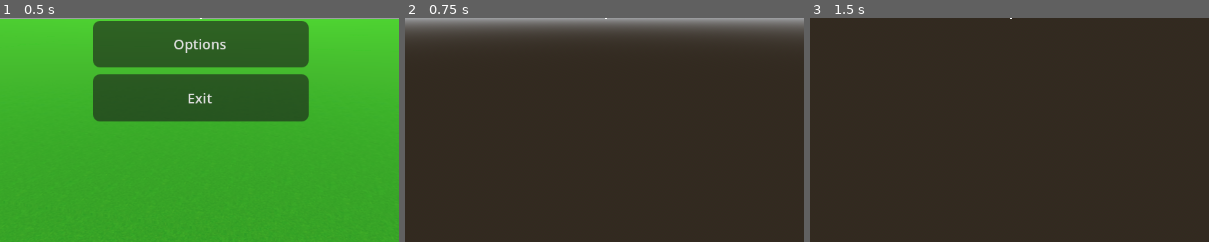
Above: before the commit, frames 1-3 (left to right).
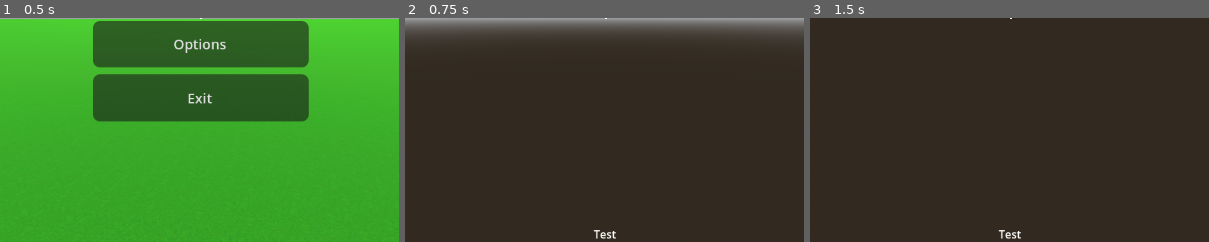
Above: after the commit, the same moments.

Repository: PET-CODE-UEL/Curso-Godot-Desenvolvimento
Game: Godot game, scene res://scenes/ui/main_menu.tscn
Two runs of this game, one before a commit and one after it. Both use one fixed random seed, a clock stepped at 60 frames per second and the inputs below.
Inputs (mouse positions are % of the whole screen's width and height, from its top left):
- Up to frame 1 (0.5 s): no input
- Up to frame 2 (0.75 s): click "New Game" at 0.5 s
- Up to frame 3 (1.5 s): tap Enter (ui_accept) at 1.25 s; move the mouse to (55, 50) at 1.27 s; hold Up (ui_up) from 1.28 s (still down); click (55, 50) at 1.35 s
The pictures show only the part of the screen within x 25-75%, y 50-100%; the shares and areas given below are measured in that part.

Frame 1 is identical in both runs. In frame 2, 0.1% of the frame differs, in the area x 47-53%, y 94-99%; in frame 3, 0.1%.

Commit message:
Preparar solo e correcao de bugs
Foram arrumados bugs relacionados ao raycast que estava sendo usado para interagir com a plantacao e a area de plantio.

Diff:
--- a/project.godot
+++ b/project.godot
@@ -16,7 +16,7 @@
 
 [editor_plugins]
 
-enabled=PackedStringArray("res://addons/wakatime/plugin.cfg")
+enabled=PackedStringArray()
 
 [input]
 
@@ -72,10 +72,15 @@
 "events": [Object(InputEventKey,"resource_local_to_scene":false,"resource_name":"","device":0,"window_id":0,"alt_presse …(194 unchanged characters)…
 ]
 }
+prepare_ground={
+"deadzone": 0.5,
+"events": [Object(InputEventKey,"resource_local_to_scene":false,"resource_name":"","device":-1,"window_id":0,"alt_pressed":false,"shift_pressed":false,"ctrl_pressed":false,"meta_pressed":false,"pressed":false,"keycode":0,"physical_keycode":69,"key_label":0,"unicode":101,"location":0,"echo":false,"script":null)
+]
+}
 
 [layer_names]
 
 3d_physics/layer_1="ground"
-3d_physics/layer_2="corn"
+3d_physics/layer_2="crop"
 3d_physics/layer_3="plant_area"
 3d_physics/layer_4="player"
--- a/scenes/main_scene.tscn
+++ b/scenes/main_scene.tscn
@@ -1,9 +1,11 @@
-[gd_scene load_steps=8 format=3 uid="uid://difjsubfpsgre"]
+[gd_scene load_steps=10 format=3 uid="uid://difjsubfpsgre"]
 
 [ext_resource type="Script" path="res://scripts/main.gd" id="1_arjf6"]
 [ext_resource type="PackedScene" uid="uid://d0i830h3gg5l6" path="res://scenes/terrain/terrain.tscn" id="2_pslca"]
 [ext_resource type="PackedScene" uid="uid://brnjfmevhvwcy" path="res://scenes/player/player.tscn" id="3_lgxfs"]
+[ext_resource type="PackedScene" uid="uid://xt5alnos77b1" path="res://scenes/plants/plantation.tscn" id="4_fb30k"]
 [ext_resource type="PackedScene" uid="uid://ccgiwlyxfyqd8" path="res://scenes/ui/pause_menu.tscn" id="4_v3q5l"]
+[ext_resource type="PackedScene" uid="uid://bffrheonunwf6" path="res://scenes/plants/corn.tscn" id="5_gfgde"]
 
 [sub_resource type="ProceduralSkyMaterial" id="ProceduralSkyMaterial_y2sho"]
 sky_top_color = Color(0.276698, 0.433459, 0.764196, 1)
@@ -22,12 +24,18 @@
 [node name="Game" type="Node3D" parent="."]
 process_mode = 1
 
+[node name="Corn" parent="Game" instance=ExtResource("5_gfgde")]
+transform = Transform3D(5, 0, 0, 0, 5, 0, 0, 0, 5, -2.59236, 0.02, 10.6694)
+
+[node name="plantation" parent="Game" instance=ExtResource("4_fb30k")]
+transform = Transform3D(1, 0, 0, 0, 1, 0, 0, 0, 1, -3.46254, -0.345013, 20.8761)
+collision_mask = 5
+
 [node name="Terreno" parent="Game" instance=ExtResource("2_pslca")]
 voxel_bounds = AABB(-5.36871e+08, -5.36871e+08, -5.36871e+08, 1.07374e+09, 1.07374e+09, 1.07374e+09)
 
 [node name="Player" parent="Game" instance=ExtResource("3_lgxfs")]
 transform = Transform3D(-1, 0, 1.22465e-16, 0, 1, 0, -1.22465e-16, 0, -1, 0, 5.33727, 0)
-collision_layer = 8
 
 [node name="Céu" type="WorldEnvironment" parent="Game"]
 environment = SubResource("Environment_fdyt0")
--- a/scenes/plants/corn.tscn
+++ b/scenes/plants/corn.tscn
@@ -1,6 +1,6 @@
 [gd_scene load_steps=8 format=3 uid="uid://bffrheonunwf6"]
 
-[ext_resource type="Script" path="res://scripts/cultivation/corn.gd" id="1_1qt1c"]
+[ext_resource type="Script" path="res://scripts/cultivation/crop.gd" id="1_1qt1c"]
 [ext_resource type="PackedScene" uid="uid://cqnqxckqjkh4s" path="res://assets/models/lowpoly_vp_corn_large.glb" id="2_bfm75"]
 [ext_resource type="PackedScene" uid="uid://di82bnnty6ho8" path="res://assets/models/lowpoly_vp_corn_medium.glb" id="3_qh12a"]
 [ext_resource type="PackedScene" uid="uid://7ign60uimu3n" path="res://assets/models/lowpoly_vp_corn_small.glb" id="4_16yin"]
@@ -18,8 +18,10 @@
 height = 0.307257
 
 [node name="Corn" type="StaticBody3D"]
+transform = Transform3D(3, 0, 0, 0, 3, 0, 0, 0, 3, 0, 0, 0)
 collision_layer = 2
 script = ExtResource("1_1qt1c")
+growth_time = 3
 
 [node name="Large" type="CollisionShape3D" parent="."]
 transform = Transform3D(1, 0, 0, 0, 1, 0, 0, 0, 1, 0, 0.955381, 0)
--- a/scenes/plants/plantation.tscn
+++ b/scenes/plants/plantation.tscn
@@ -1,12 +1,15 @@
-[gd_scene load_steps=3 format=3 uid="uid://xt5alnos77b1"]
+[gd_scene load_steps=4 format=3 uid="uid://xt5alnos77b1"]
+
+[ext_resource type="Script" path="res://scripts/cultivation/plantation.gd" id="1_rayup"]
 
 [sub_resource type="BoxMesh" id="BoxMesh_yg4j8"]
 
 [sub_resource type="BoxShape3D" id="BoxShape3D_em2i3"]
 
 [node name="plantation" type="StaticBody3D"]
-collision_layer = 8
-collision_mask = 9
+collision_layer = 5
+collision_mask = 4
+script = ExtResource("1_rayup")
 
 [node name="MeshInstance3D" type="MeshInstance3D" parent="."]
 mesh = SubResource("BoxMesh_yg4j8")
--- /dev/null
+++ b/scenes/player/inventory.tscn
@@ -0,0 +1,3 @@
+[gd_scene format=3 uid="uid://cl6kci1ex2s7w"]
+
+[node name="Inventory" type="Node3D"]
--- a/scenes/player/player.tscn
+++ b/scenes/player/player.tscn
@@ -1,23 +1,25 @@
-[gd_scene load_steps=8 format=3 uid="uid://brnjfmevhvwcy"]
+[gd_scene load_steps=9 format=3 uid="uid://brnjfmevhvwcy"]
 
 [ext_resource type="Script" path="res://scripts/player/player.gd" id="1_qq77i"]
 [ext_resource type="Script" path="res://scripts/ui/ui.gd" id="2_drdsh"]
 [ext_resource type="Script" path="res://scripts/cultivation/interacter.gd" id="2_y4ix7"]
 [ext_resource type="PackedScene" uid="uid://bffrheonunwf6" path="res://scenes/plants/corn.tscn" id="3_ks3wp"]
 [ext_resource type="Script" path="res://scripts/ui/inventory.gd" id="3_vvlcw"]
+[ext_resource type="PackedScene" uid="uid://xt5alnos77b1" path="res://scenes/plants/plantation.tscn" id="4_jnjb2"]
 [ext_resource type="PackedScene" uid="uid://c5gonk7lrvfi5" path="res://scenes/player/player_model.tscn" id="4_l6emr"]
 
 [sub_resource type="BoxShape3D" id="BoxShape3D_j7qcy"]
 size = Vector3(2.33863, 4.72286, 3.36939)
 
 [node name="Player" type="CharacterBody3D"]
-collision_layer = 4
+collision_layer = 8
 script = ExtResource("1_qq77i")
 
 [node name="Interacter" type="Node3D" parent="."]
 transform = Transform3D(1, 0, 0, 0, 1, 0, 0, 0, 1, 0, 0.386672, 0)
 script = ExtResource("2_y4ix7")
 corn_scene = ExtResource("3_ks3wp")
+plantation_scene = ExtResource("4_jnjb2")
 
 [node name="CollisionShape3D" type="CollisionShape3D" parent="."]
 transform = Transform3D(-1, 0, 1.22465e-16, 0, 1, 0, -1.22465e-16, 0, -1, 0.0290521, -0.221151, 0.362074)
@@ -41,6 +43,7 @@
 grow_horizontal = 2
 grow_vertical = 0
 size_flags_vertical = 8
+text = "Test"
 horizontal_alignment = 1
 vertical_alignment = 2
 
@@ -50,13 +53,14 @@
 anchor_top = 0.5
 anchor_right = 0.5
 anchor_bottom = 0.5
-offset_left = -21.0
-offset_top = 47.0
-offset_right = 19.0
-offset_bottom = 70.0
+offset_left = 80.0
+offset_top = -12.0
+offset_right = 120.0
+offset_bottom = 11.0
 grow_horizontal = 2
 grow_vertical = 2
 size_flags_vertical = 8
+text = "receba"
 horizontal_alignment = 1
 vertical_alignment = 2
 
--- /dev/null
+++ b/scripts/cultivation/CropTypes.gd
@@ -0,0 +1,4 @@
+extends Node
+class_name CropTypes
+
+enum CROP_TYPE {CORN, OUTRO = -1}
--- a/scripts/cultivation/corn.gd
+++ b/scripts/cultivation/crop.gd
@@ -1,5 +1,6 @@
 extends StaticBody3D
 
+@export var crop_type: CropTypes.CROP_TYPE
 @export var harvest_amount = 1
 
 @onready var large = $Large
@@ -13,6 +14,9 @@
 
 func get_harvest_amount():
 	return harvest_amount
+
+func get_crop_type():
+	return crop_type
 
 func interact():
 	if harvestable:
--- a/scripts/cultivation/interacter.gd
+++ b/scripts/cultivation/interacter.gd
@@ -1,56 +1,71 @@
 extends Node3D
 
-var distance = 5.0
+var distance = 100.0
 
 signal update_prompt_text
 signal harvested_crop
 
 @export var corn_scene : PackedScene
+@export var plantation_scene : PackedScene
 
 func _process(_delta):
 	if Input.is_action_just_pressed("interacao"):
 		interact()
 	if Input.is_action_just_pressed("plant"):
 		plant()
+	if Input.is_action_just_pressed("prepare_ground"):
+		prepare_ground()
 
 	var result = raycast(2)
 	if result:
-		if result.collider.has_method("interact"):
-				emit_signal("update_prompt_text", result.collider.update_prompt_text())
-		else:
-			emit_signal("update_prompt_text", "")
+		emit_signal("update_prompt_text", result.collider.update_prompt_text())
 	else:
 		emit_signal("update_prompt_text", "")
+
 
 func interact():
 	var result = raycast(2)
 	if result:
 		if result.collider.has_method("interact"):
-			emit_signal("harvested_crop", result.collider.get_harvest_amount())
-			result.collider.interact()
+			if result.collider.harvestable:
+				emit_signal("harvested_crop", result.collider.get_crop_type(),result.collider.get_harvest_amount())
+				result.collider.interact()
 
 func plant():
 	var result = raycast(3)
-	if result:
-		print("toma")
+	if result.collider.get_collision_layer() == 5 && !result.collider.occupied:
+		print("Raio colidiu com: ", result.collider.get_collision_layer())
+		result.collider.occupied = true
 		var corn_instance = corn_scene.instantiate()
 		get_tree().get_root().add_child(corn_instance)
 		corn_instance.global_transform.origin = result.position
 		corn_instance.rotate_y(randf_range(0.0, TAU))
 		corn_instance.global_scale(Vector3.ONE * randf_range(0.9,1.1))
 
-func raycast(layer:int):
+func prepare_ground():
+	var result = raycast(1)
+	if result.collider.get_collision_layer() == 1:
+		print("Raio colidiu com: ", result.collider.get_collision_layer())
+		var plantation_instance = plantation_scene.instantiate()
+		get_tree().get_root().add_child(plantation_instance)
+		plantation_instance.global_transform.origin = result.position
+
+func raycast(layer: int):
 	var space_state = get_world_3d().get_direct_space_state()
-	var our_position = global_transform.origin
-	# Criando os parâmetros do raio
-	var ray_params = PhysicsRayQueryParameters3D.new()
-	ray_params.from = our_position
-	ray_params.to = our_position - global_transform.basis.z * distance
-	ray_params.collision_mask = layer  # Define a camada de colisão
-	ray_params.exclude = []  # Lista de nós a serem ignorados
-	ray_params.hit_from_inside = true  # Colisões internas
-	ray_params.collide_with_areas = true  # Permitir colisão com áreas
+	var cam = get_node("../CameraPivot/FirstPerson")  # Caminho para a câmera
+	var mouse_pos = get_viewport().get_mouse_position()
 
-	# Chamando o intersect_ray
-	var result = space_state.intersect_ray(ray_params)
+	# Calcula a origem e a direção do raio com base na posição do mouse
+	var origin = cam.project_ray_origin(mouse_pos)
+	var end = origin + cam.project_ray_normal(mouse_pos) * distance
+
+	# Configurando os parâmetros do raycast
+	var query = PhysicsRayQueryParameters3D.new()
+	query.from = origin
+	query.to = end
+	query.collision_mask = layer  # Camada de colisão
+	query.collide_with_areas = true  # Permitir colisão com áreas
+
+	# Executando o raycast
+	var result = space_state.intersect_ray(query)
 	return result
--- /dev/null
+++ b/scripts/cultivation/plantation.gd
@@ -0,0 +1,3 @@
+extends StaticBody3D
+
+var occupied = false
--- a/scripts/player/player.gd
+++ b/scripts/player/player.gd
@@ -29,7 +29,7 @@
 @onready var skeleton: Skeleton3D = $"CollisionShape3D/PlayerModel/Armação/Skeleton3D"
 @onready var head_bone := skeleton.find_bone("Coluna Superior")
 
-# Interação
+#----------------------------- Interação -------------------------------------------
 @onready var inventory = $Inventory
 @onready var ui = $CanvasLayer
 @onready var interacter = $Interacter
@@ -38,10 +38,11 @@
 func _ready():
 	update_camera_mode()
 	Input.set_mouse_mode(Input.MOUSE_MODE_CAPTURED)
-	inventory.connect("inventory_updated", ui.update_corn_amount)
-	interacter.connect("harvested_crop", inventory.add_corn)
+	inventory.connect("inventory_updated", ui.update_crop_amount)
+	interacter.connect("harvested_crop", inventory.add_crop)
 	interacter.connect("update_prompt_text", ui.update_prompt_text)
 
+#------------------------------------------------------------------------------------
 
 func _process(_delta):
 	rotation.y = rotation_horizontal
--- a/scripts/ui/inventory.gd
+++ b/scripts/ui/inventory.gd
@@ -3,6 +3,12 @@
 var corn_amount = 0
 signal inventory_updated
 
-func add_corn(amount_to_add : int):
-	corn_amount += amount_to_add
-	emit_signal("inventory_updated", corn_amount)  # Nome do sinal ajustado
+func add_crop(crop_type, amount_to_add : int):
+
+	var new_total
+	match crop_type:
+		CropTypes.CROP_TYPE.CORN:
+			corn_amount += amount_to_add
+			new_total = corn_amount
+
+	emit_signal("inventory_updated", crop_type,new_total)
--- a/scripts/ui/ui.gd
+++ b/scripts/ui/ui.gd
@@ -6,5 +6,7 @@
 func update_prompt_text(new_text : String):
 	prompt.text = new_text
 
-func update_corn_amount(new_text : int):
-	corn_amount.text = str(new_text)  # Converte para string antes de atualizar
+func update_crop_amount(crop_type, new_amount : int):
+	match crop_type:
+		CropTypes.CROP_TYPE.CORN:
+			corn_amount.text = "Corn: " + str(new_amount)
